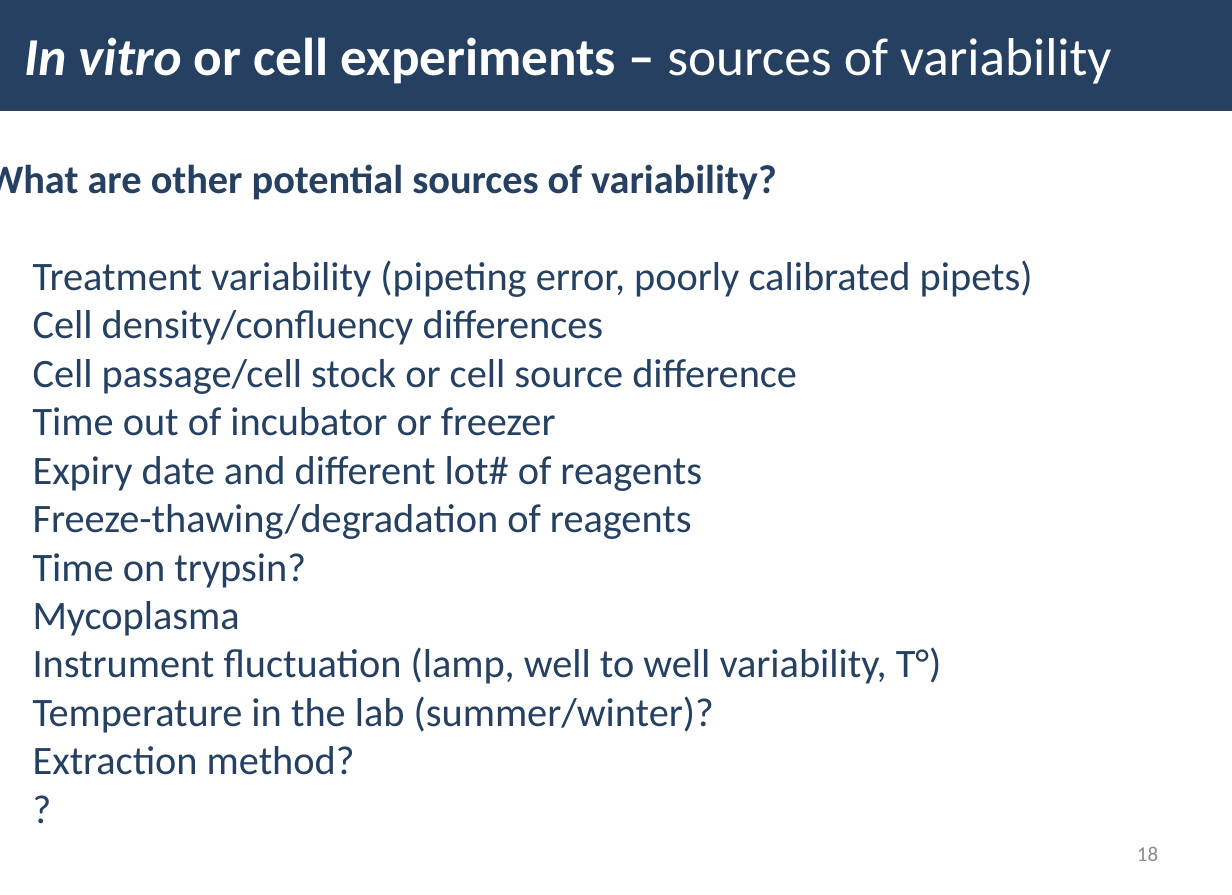
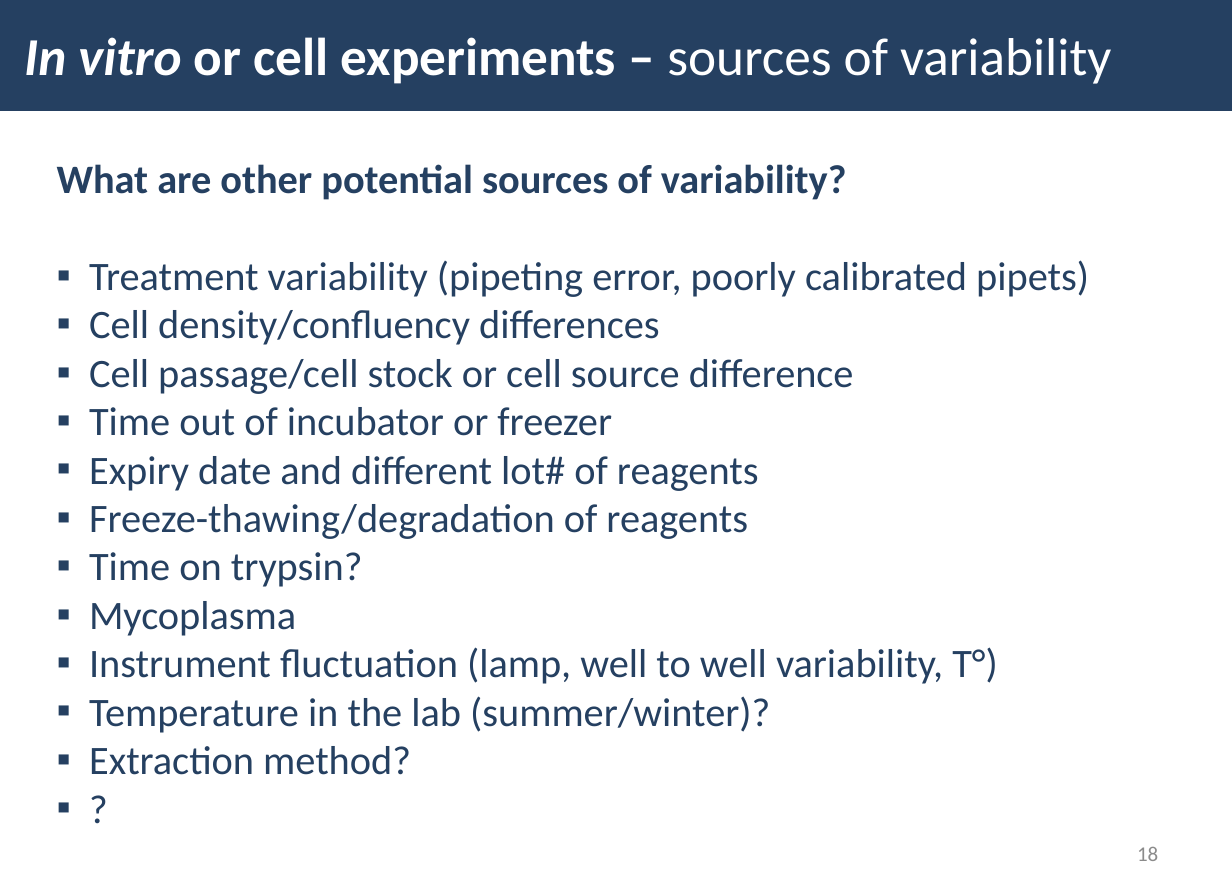
Before and after one commit to UBC-PATH/PATH548L-2026, a slide deck: slide 18 of slides/Module 7 PATH 548L 2026 - study design considerations.pptx. Drawn at 1232x895 pixels with LibreOffice and Linux fonts; fonts in the diff are those of the drawing. Boxes give left, top, right and bottom in pixels: in the first picture for what was removed or moved away, otherwise in the second. Text is boxed around its words. In the diff, an @@ line names an element or a change of style, - is before the commit and + after.

```diff
--- a/slides/Module 7 PATH 548L 2026 - study design considerations.pptx
+++ b/slides/Module 7 PATH 548L 2026 - study design considerations.pptx
@@ text "What are other potential sources ...": place and size @@
-text "What are other potential sources ..." at [0,164,1033,775]
+text "What are other potential sources ..." at [57,164,1089,775]
@@ text at [89,260,1089,775]: indent changed @@
```
Also in this commit, not shown: 42 other slides changed, 5 other files.
